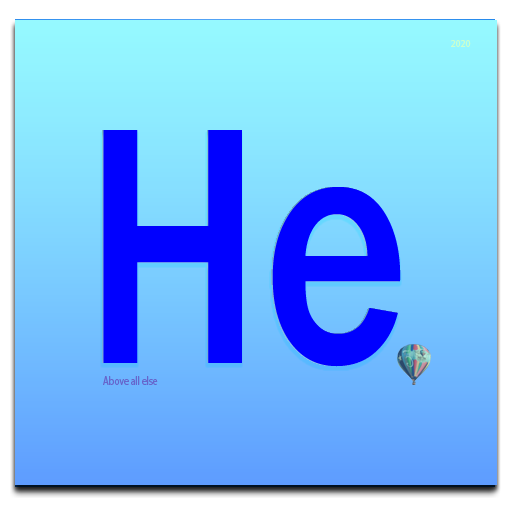
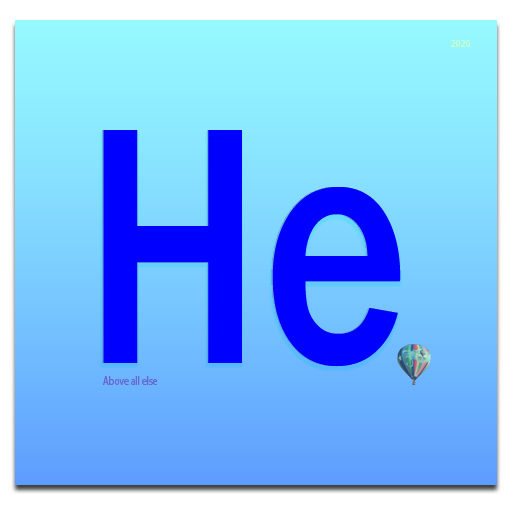
Layer changes from the first w=512, h=512 image to the second:
hid "Layer 2" over [10, 19, 500, 498]
